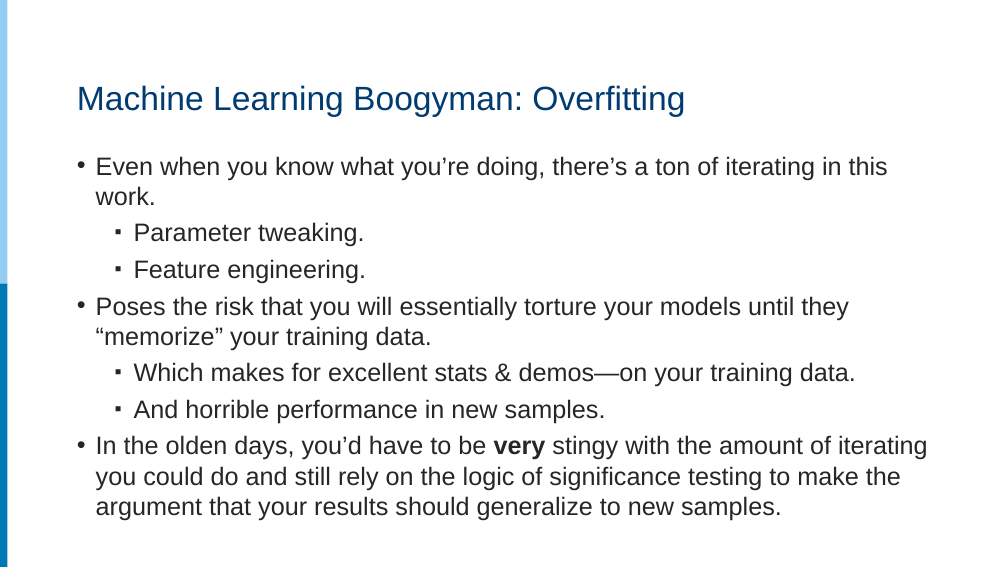
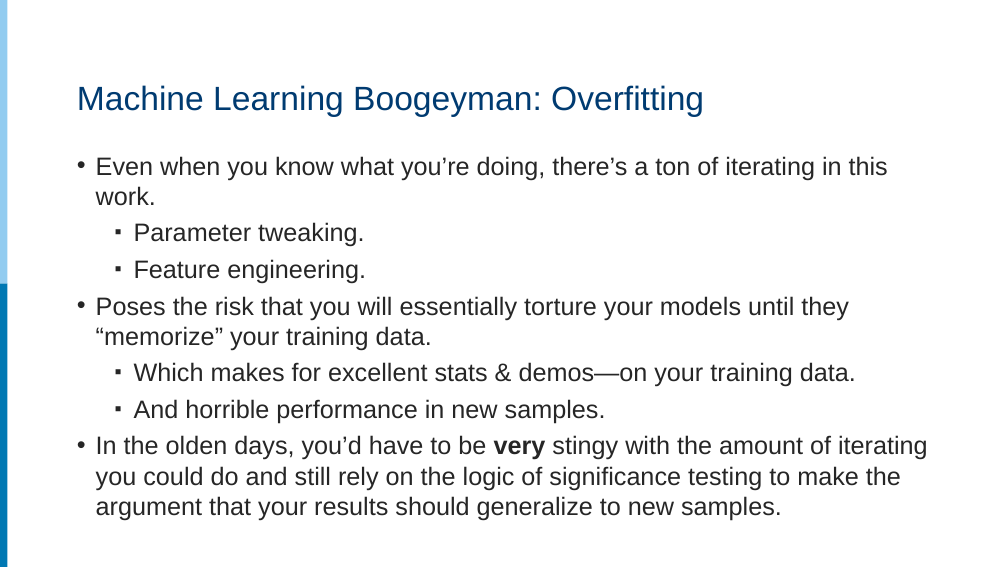
Before and after one commit to rpardee/hcsrn_2019, a slide deck: slide 8 of analytics_for_hmos.pptx (slide 6 before the commit). Drawn at 1008x567 pixels with LibreOffice and Linux fonts; fonts in the diff are those of the drawing. Boxes give left, top, right and bottom in pixels: in the first picture for what was removed or moved away, otherwise in the second. Text is boxed around its words. In the diff, an @@ line names an element or a change of style, - is before the commit and + after.

```diff
--- a/analytics_for_hmos.pptx
+++ b/analytics_for_hmos.pptx
@@ title at <box>77,85,704,117</box>: text changed @@
-Machine Learning Boogyman: Overfitting
+Machine Learning Boogeyman: Overfitting
```
Also in this commit, not shown: 5 other slides changed, 2 slides added, 1 other file.
